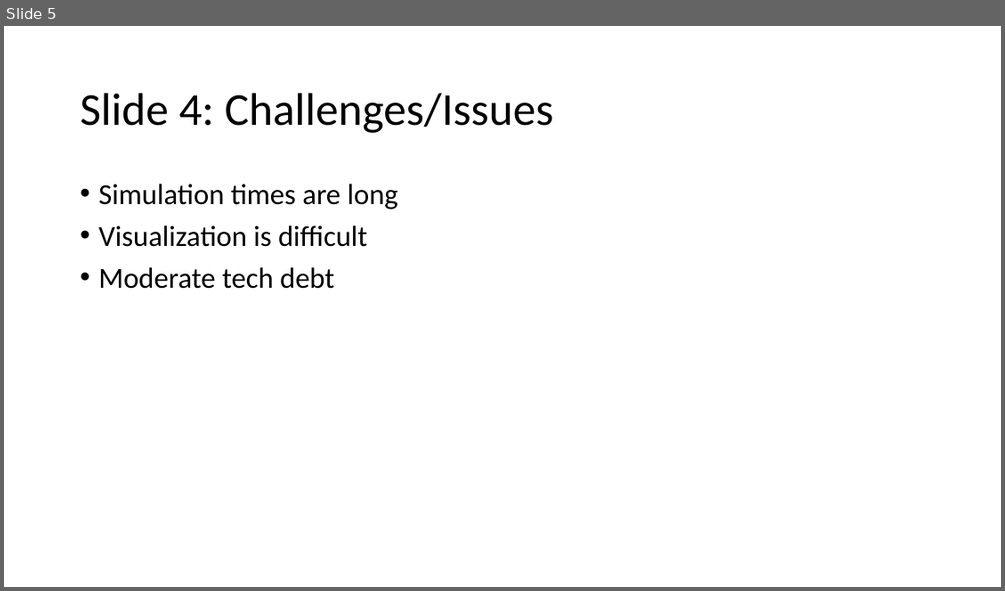
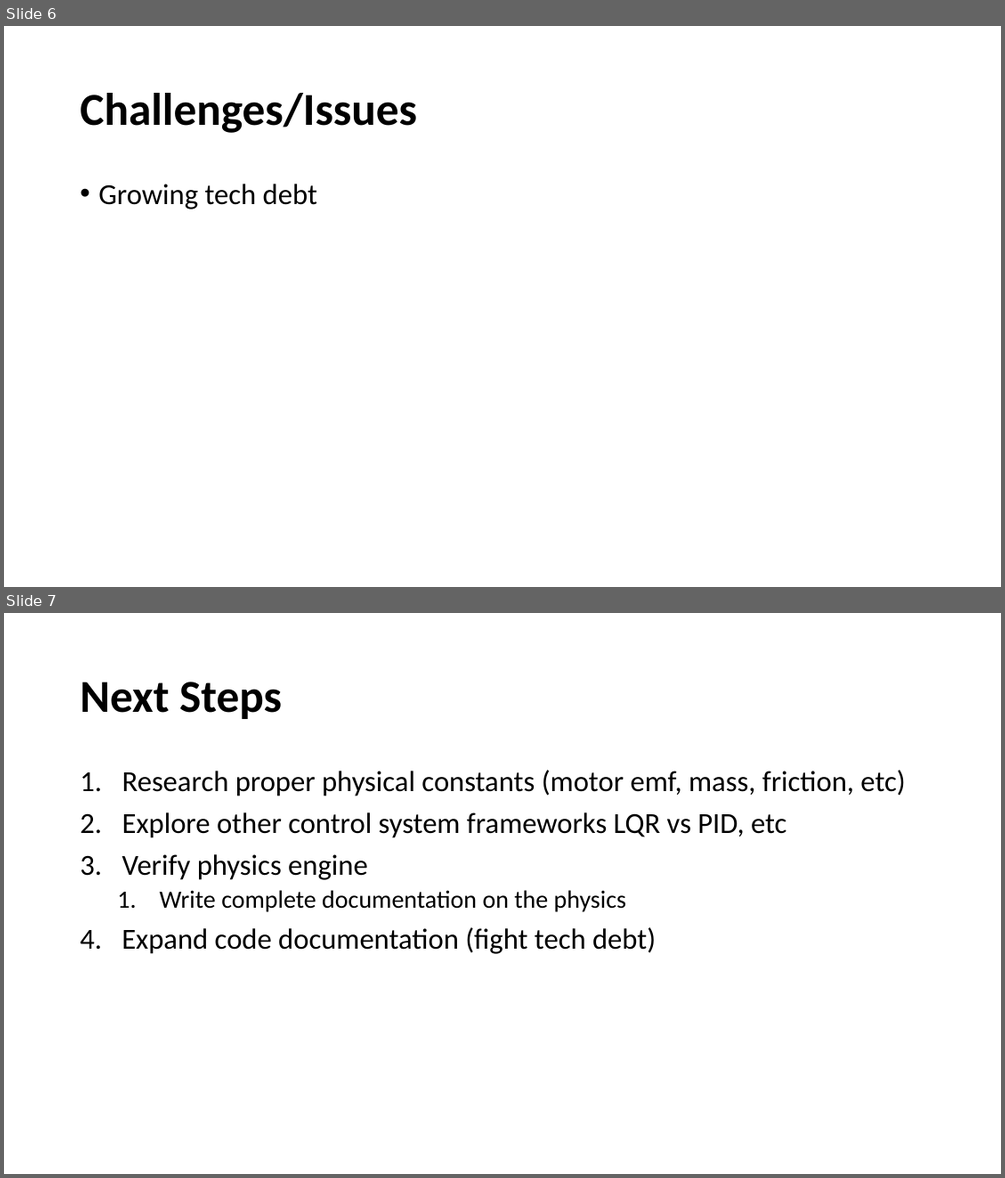
Before and after one commit to evandm4/engr-10301h-balancing-robot, a slide deck: docs/Evan Moore Progress Update.pptx. Shown one above the other, each under a label of ours: slide 5 before the commit, slides 6 and 7 after it. The pictures are 1005x591 and 1005x1178 pixels, drawn with LibreOffice and Linux fonts; fonts in the diff are those of the drawing. Boxes give left, top, right and bottom in pixels: in the first picture for what was removed or moved away, otherwise in the second. Text is boxed around its words. In the diff, an @@ line names an element or a change of style, - is before the commit and + after.

```diff
--- a/docs/Evan Moore Progress Update.pptx
+++ b/docs/Evan Moore Progress Update.pptx
@@ slide 7 added at (x1=4, y1=613, x2=1001, y2=1174), background #FFFFFF @@
@@ title added at (x1=80, y1=682, x2=282, y2=719), 44 pt, text #000000, bold @@
+Next Steps
@@ text added at (x1=80, y1=770, x2=905, y2=954), 28 pt, text #000000 @@
+1. Research proper physical constants (motor emf, mass, friction, etc)
+2. Explore other control system frameworks LQR vs PID, etc
+3. Verify physics engine
+  1. Write complete documentation on the physics
+4. Expand code documentation (fight tech debt)
@@ what was slide 5 is now slide 6 @@
@@ slide 6 changed as well @@
@@ title at (x1=80, y1=93, x2=417, y2=133): text changed; bold on @@
-Slide 4: Challenges/Issues
+Challenges/Issues
@@ text at (x1=98, y1=184, x2=317, y2=209): text changed @@
-• Simulation times are long
-• Visualization is difficult
-• Moderate tech debt
+• Growing tech debt
```
Also in this commit, not shown: 5 other slides changed, 2 other slides added, 1 slide removed, 13 other files.
